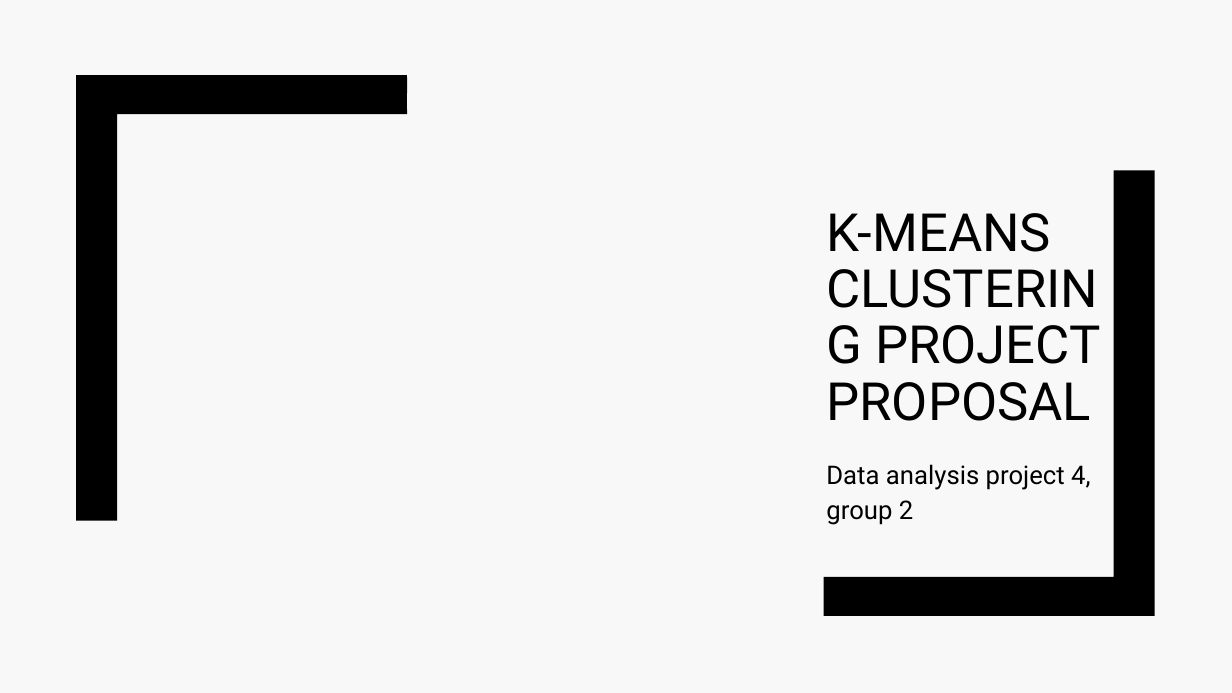
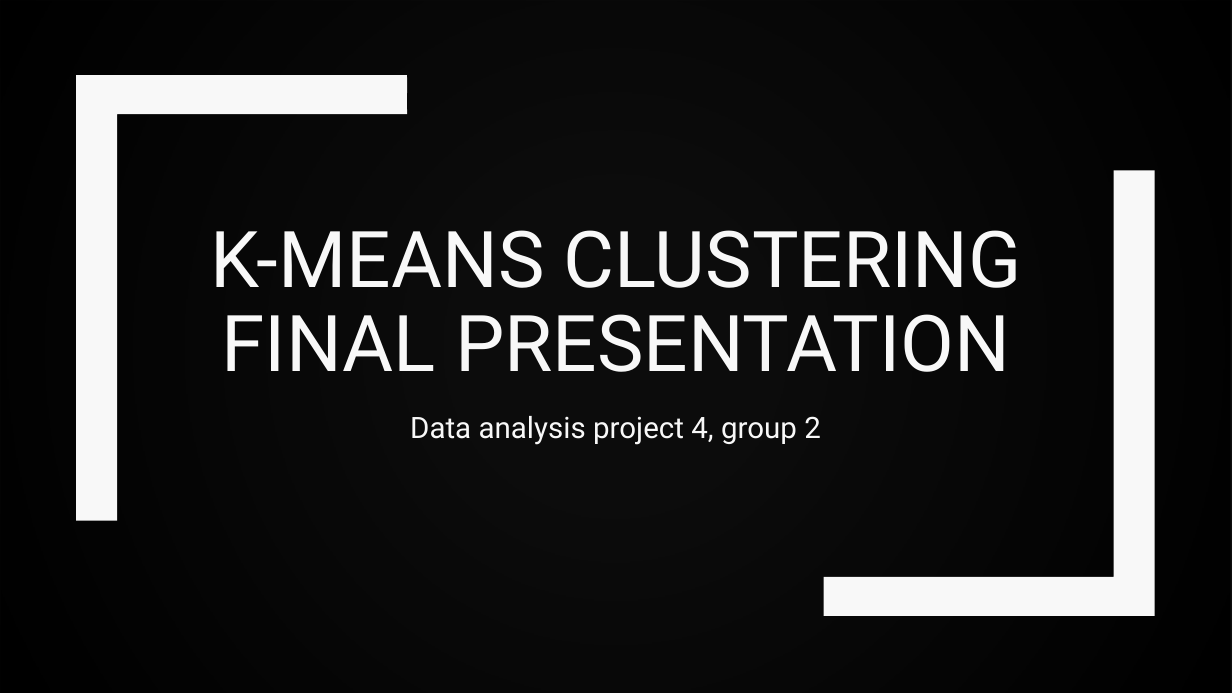
Before and after one commit to datascience-mobi/group-02-project-4-2, a slide deck: slide 1 of final presentation b.pptx. Drawn at 1232x693 pixels with LibreOffice and Linux fonts; fonts in the diff are those of the drawing; background and template pictures are left out; a plain dark background stands for a picture behind light text. Boxes give left, top, right and bottom in pixels: in the first picture for what was removed or moved away, otherwise in the second. Text is boxed around its words. In the diff, an @@ line names an element or a change of style, - is before the commit and + after.

Commit message:
ok this one looks kinda sexy

```diff
--- a/final presentation b.pptx
+++ b/final presentation b.pptx
@@ background #F8F8F8 to picture (left out) @@
@@ rectangle added at (0,0,1232,693), fill gradient #000000 @@
@@ freeform shape added at (76,75,407,520), fill #F8F8F8 @@
@@ freeform shape added at (824,170,1155,616), fill #F8F8F8 @@
@@ title at (210,230,1022,372): text changed; size 41 to 61 pt; text colour #000000 to #F8F8F8 @@
-K-MEANS CLUSTERING PROJECT PROPOSAL
+K-MEANS CLUSTERING FINAL PRESENTATION
@@ subtitle "Data analysis project 4, group ...": place and size @@
-subtitle "Data analysis project 4, group ..." at (826,464,1090,525)
+subtitle "Data analysis project 4, group ..." at (410,416,821,445)
@@ subtitle "Data analysis project 4, group ..." at (410,416,821,445): size 20 to 23 pt, text colour #000000 to #F8F8F8; alignment left to centre @@
```
